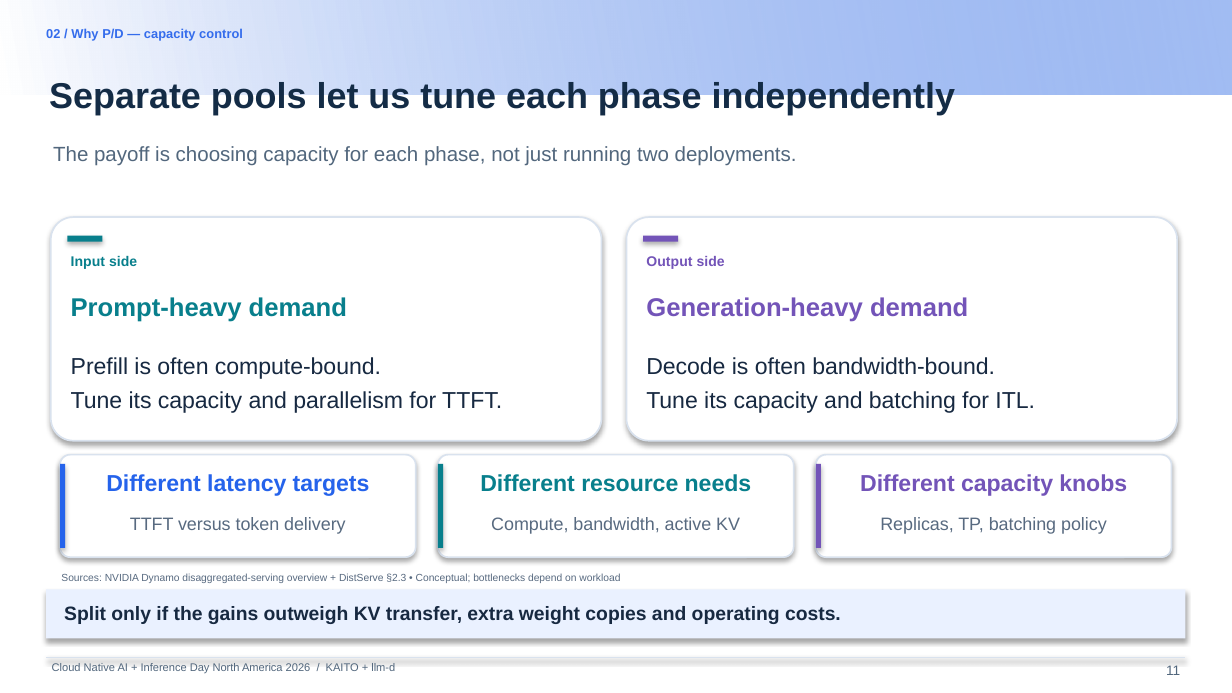
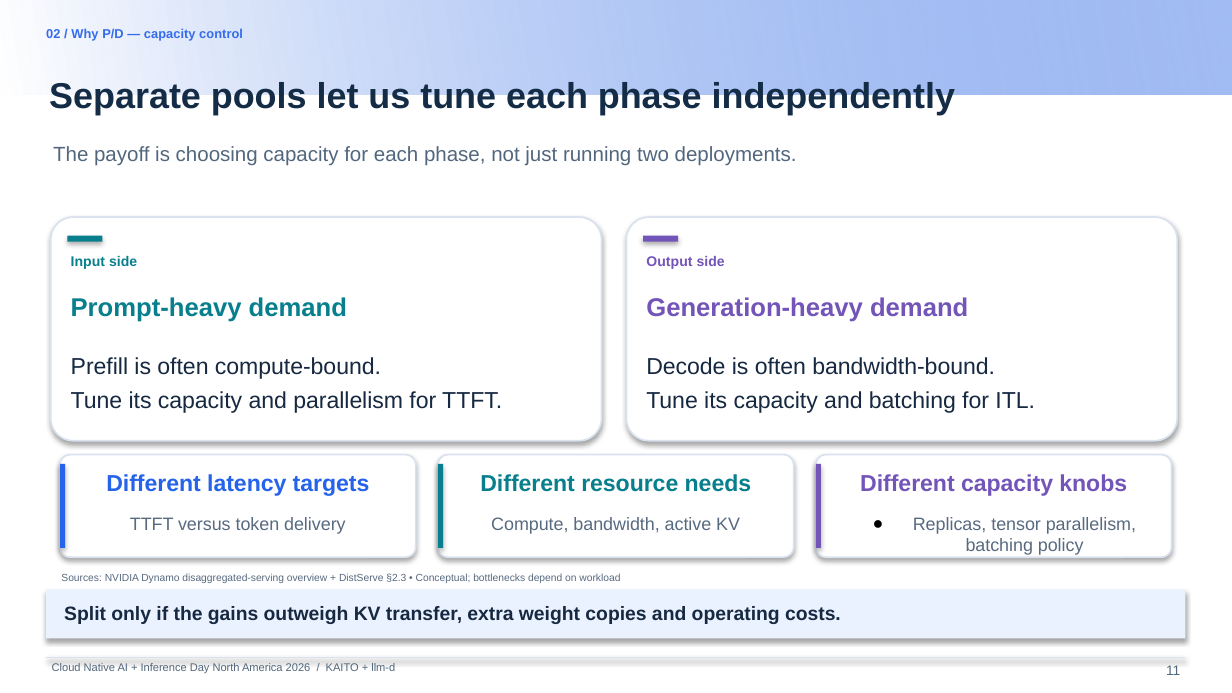
Before and after one commit to andyzhangx/demo, a slide deck: slide 11 of llm/pd-disaggregation/kubecon-na-2026-pd-disaggregation-kaito-llmd.pptx. Drawn at 1232x693 pixels with LibreOffice and Linux fonts; fonts in the diff are those of the drawing; background and template pictures are left out. Boxes give left, top, right and bottom in pixels: in the first picture for what was removed or moved away, otherwise in the second. Text is boxed around its words. In the diff, an @@ line names an element or a change of style, - is before the commit and + after.

```diff
--- a/llm/pd-disaggregation/kubecon-na-2026-pd-disaggregation-kaito-llmd.pptx
+++ b/llm/pd-disaggregation/kubecon-na-2026-pd-disaggregation-kaito-llmd.pptx
@@ text at (x1=913, y1=517, x2=1136, y2=555): text changed @@
-Replicas, TP, batching policy
+● Replicas, tensor parallelism, batching policy
```
Also in this commit, not shown: 4 other slides changed.
